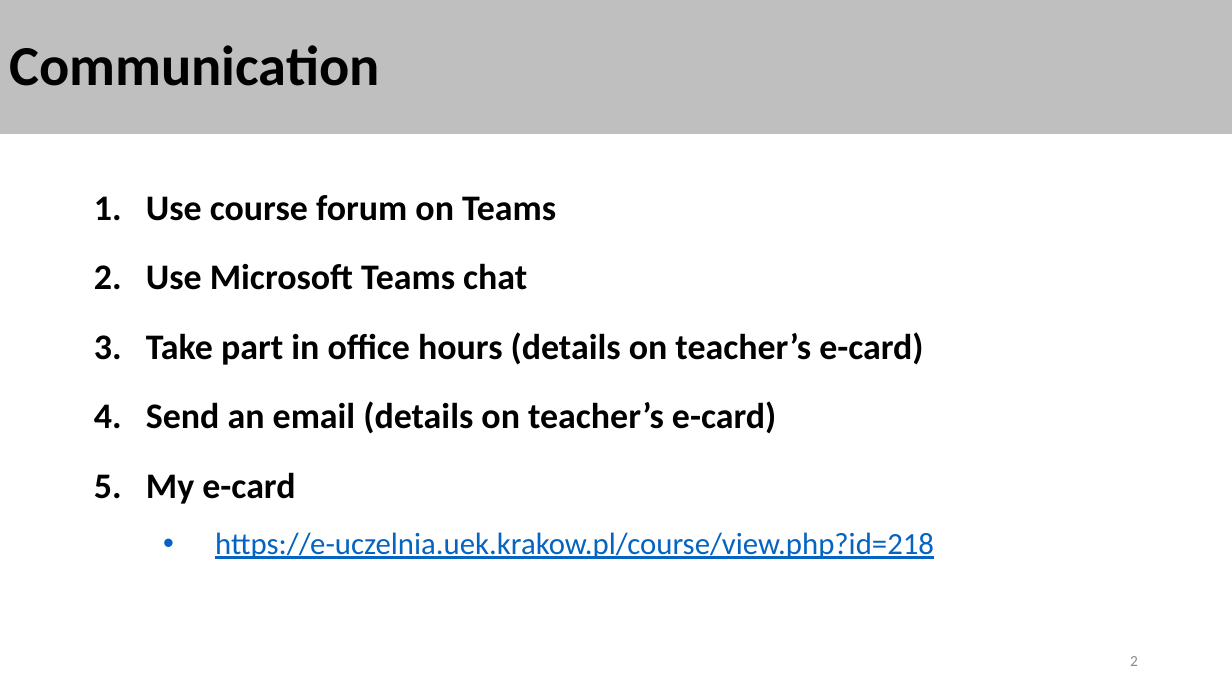
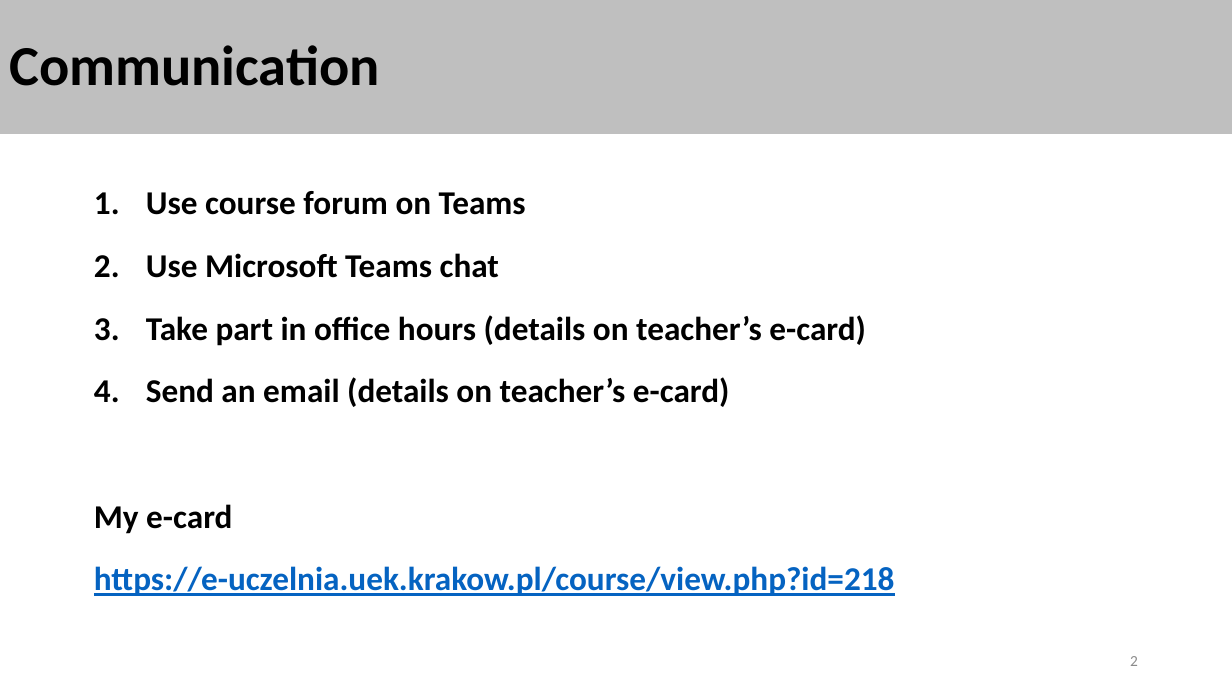
Before and after one commit to stalj/pp1, a slide deck: slide 2 of 01-CourseIntroduction/01-CourseIntroduction.pptx. Drawn at 1232x693 pixels with LibreOffice and Linux fonts; fonts in the diff are those of the drawing. Boxes give left, top, right and bottom in pixels: in the first picture for what was removed or moved away, otherwise in the second. Text is boxed around its words. In the diff, an @@ line names an element or a change of style, - is before the commit and + after.

Commit message:
New course version 2023

```diff
--- a/01-CourseIntroduction/01-CourseIntroduction.pptx
+++ b/01-CourseIntroduction/01-CourseIntroduction.pptx
@@ text "Use course forum on Teams" at (x1=94, y1=191, x2=895, y2=596): size 28 to 25.9 pt in "Use course forum on Teams", "Use Microsoft Teams chat", "Take part in office hours (details on ...", "Send an email (details on teacher’s e-card)" and 1 more places; size 24 to 25.9 pt, bold on in "https://e-uczelnia.uek.krakow.pl/course/view.php?id=218"; line spacing 0.9 to 0.8; bullet 1. to none; bullet • to none; list level 2 to 1 in "https://e-uczelnia.uek.krakow.pl/course/view.php?id=218" @@
```
Also in this commit, not shown: 13 other slides changed, 9 slides added, 2 slides removed, 6 other files.
